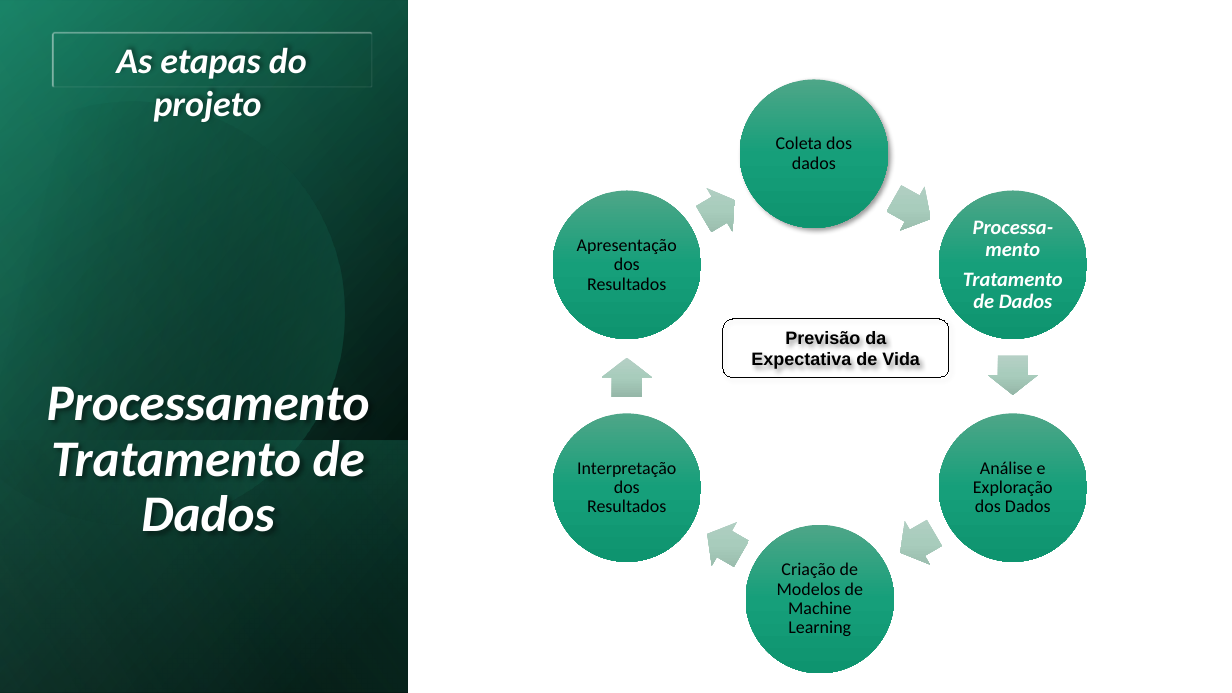
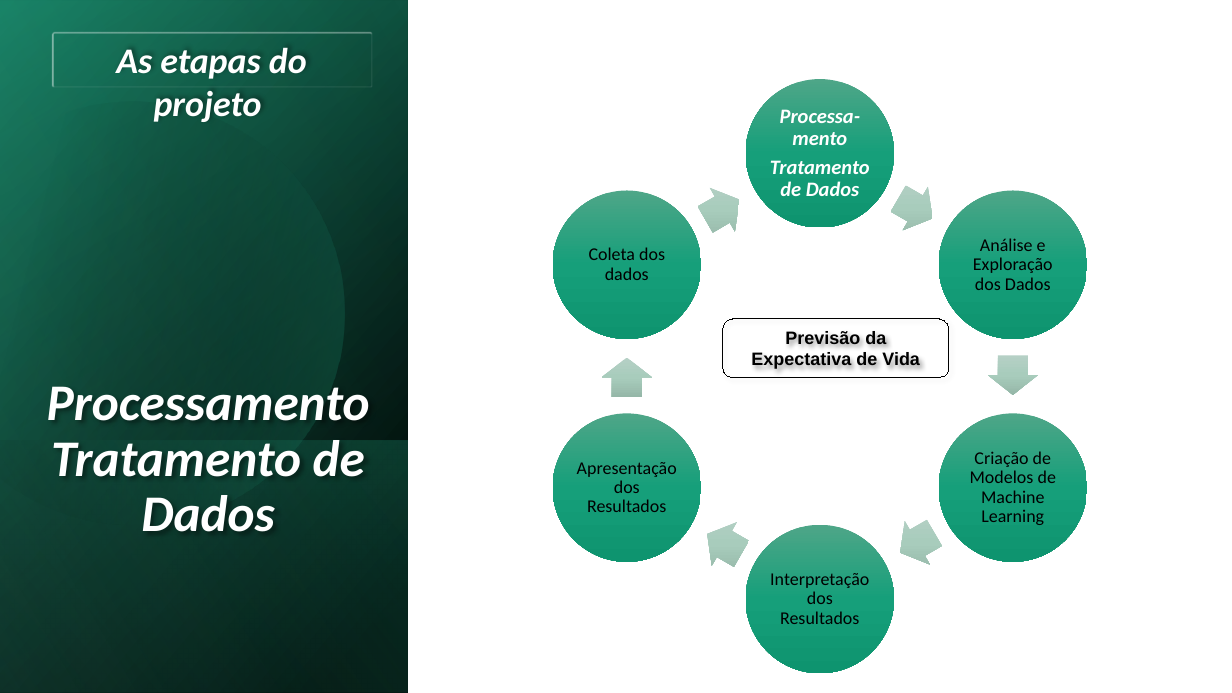
Before and after one commit to alessandra-barbosa/life_expectancy_prediction, a slide deck: slide 9 of pdf/life_expectancy.pptx. Drawn at 1232x693 pixels with LibreOffice and Linux fonts; fonts in the diff are those of the drawing. Boxes give left, top, right and bottom in pixels: in the first picture for what was removed or moved away, otherwise in the second. Text is boxed around its words. In the diff, an @@ line names an element or a change of style, - is before the commit and + after.

Commit message:
finish presentation

```diff
--- a/pdf/life_expectancy.pptx
+++ b/pdf/life_expectancy.pptx
@@ ellipse moved from (x1=740, y1=79, x2=889, y2=228) to (x1=746, y1=79, x2=895, y2=228) @@
@@ ellipse at (x1=746, y1=79, x2=895, y2=228): shadow off @@
@@ text "Processa-mento" moved from (x1=963, y1=220, x2=1063, y2=308) to (x1=770, y1=109, x2=870, y2=196) @@
@@ right arrow moved from (x1=882, y1=177, x2=944, y2=241) to (x1=886, y1=176, x2=945, y2=239) @@
@@ text "Coleta dos dados" moved from (x1=776, y1=136, x2=852, y2=169) to (x1=589, y1=247, x2=665, y2=280) @@
@@ text "Análise e Exploração dos Dados" moved from (x1=973, y1=461, x2=1053, y2=512) to (x1=973, y1=238, x2=1053, y2=290) @@
@@ text "Criação de Modelos de Machine ..." moved from (x1=777, y1=562, x2=863, y2=636) to (x1=970, y1=451, x2=1056, y2=525) @@
@@ text at (x1=577, y1=462, x2=677, y2=512): text changed @@
-Interpretação dos Resultados
+Apresentação dos Resultados
@@ text at (x1=770, y1=573, x2=869, y2=624): text changed @@
-Apresentação dos Resultados
+Interpretação dos Resultados
```
Also in this commit, not shown: 6 other slides changed, 10 slides added, 3 slides removed, 2 other files.
